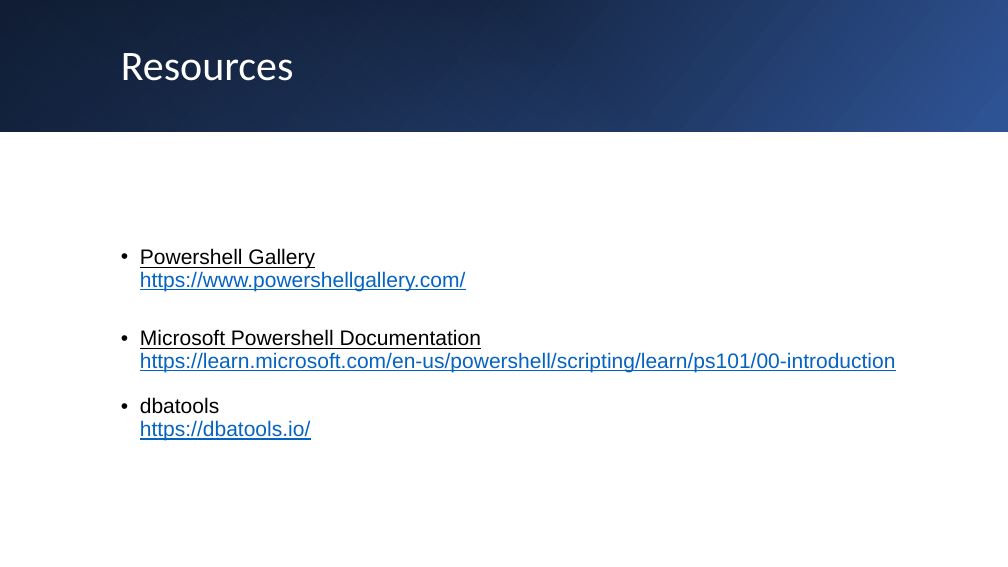
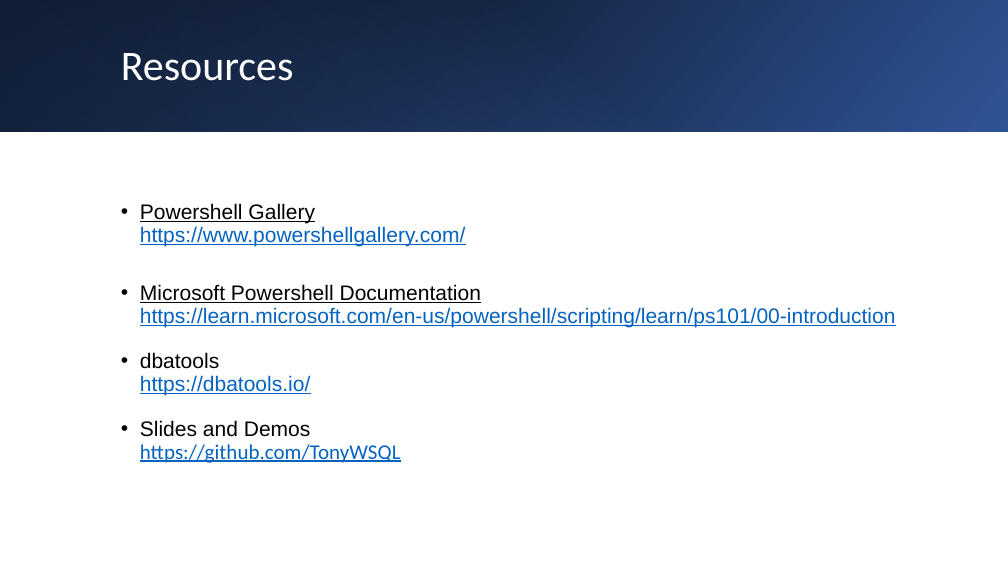
Before and after one commit to TonyWSQL/Presentations, a slide deck: slide 23 of Events/2026/DayofData - Raleigh/Intro to Powershell/Intro to Powershell.pptx (slide 24 before the commit). Drawn at 1008x567 pixels with LibreOffice and Linux fonts; fonts in the diff are those of the drawing. Boxes give left, top, right and bottom in pixels: in the first picture for what was removed or moved away, otherwise in the second. Text is boxed around its words. In the diff, an @@ line names an element or a change of style, - is before the commit and + after.

```diff
--- a/Events/2026/DayofData - Raleigh/Intro to Powershell/Intro to Powershell.pptx
+++ b/Events/2026/DayofData - Raleigh/Intro to Powershell/Intro to Powershell.pptx
@@ text at bbox=[140, 420, 401, 463]: paragraph added @@
+• Slides and Demos
+  https://github.com/TonyWSQL
```
Also in this commit, not shown: 1 other slide changed, 1 slide removed, 2 other files.
